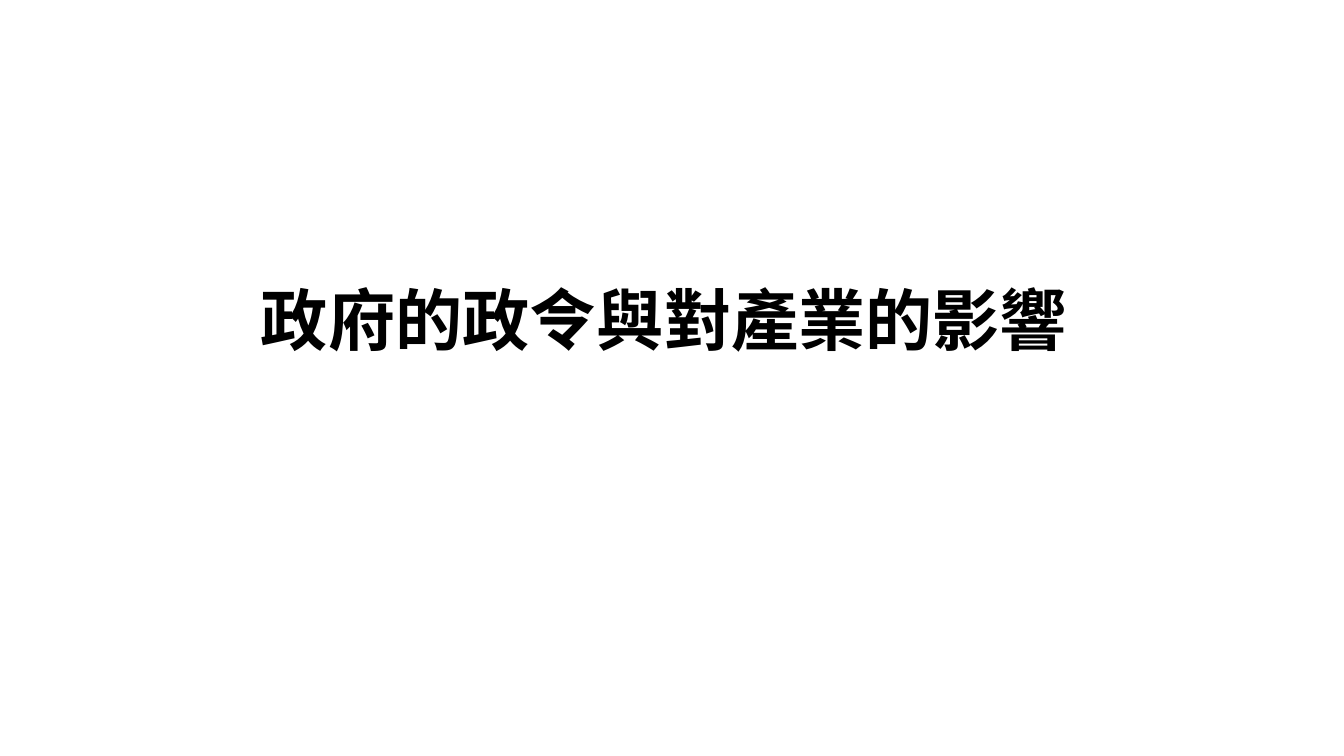
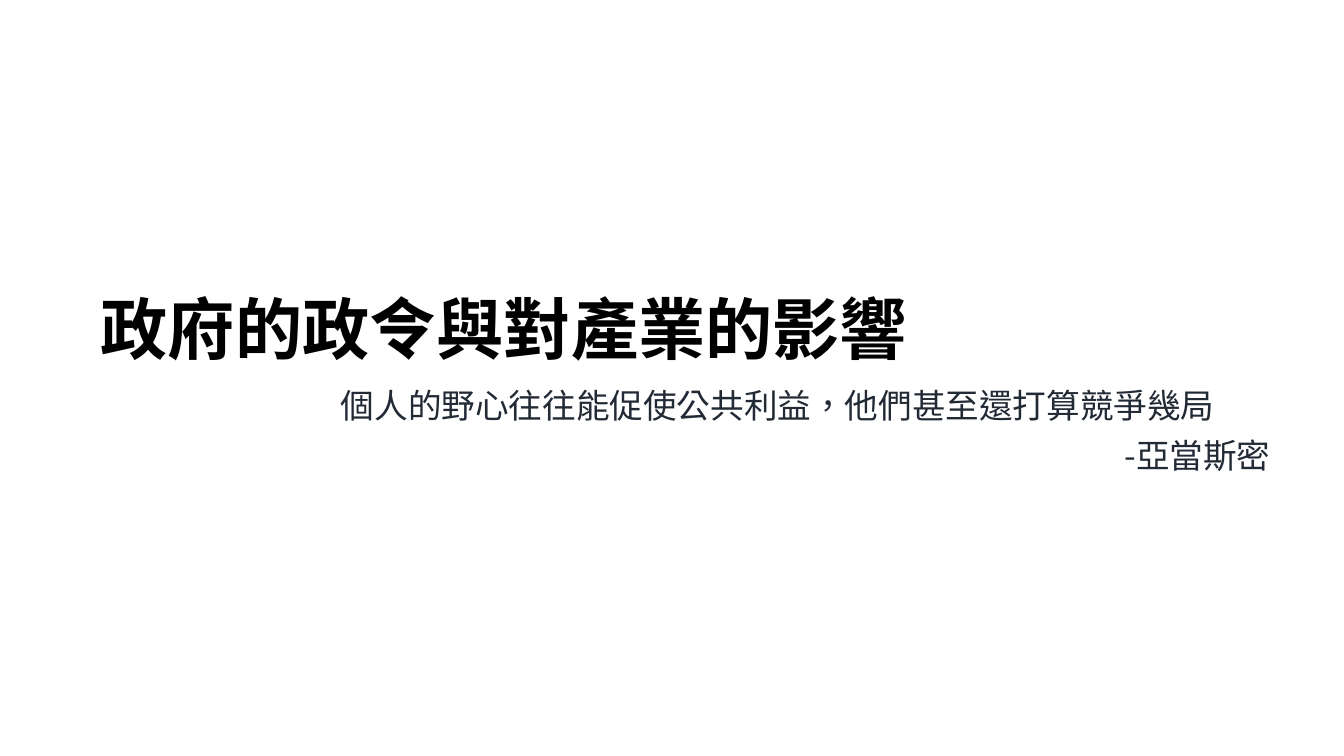
Before and after one commit to Jameswilson7788/school, a slide deck: slide 1 of 政府產業政策簡報.pptx. Drawn at 1344x756 pixels with LibreOffice and Linux fonts; fonts in the diff are those of the drawing. Boxes give left, top, right and bottom in pixels: in the first picture for what was removed or moved away, otherwise in the second. Text is boxed around its words. In the diff, an @@ line names an element or a change of style, - is before the commit and + after.

```diff
--- a/政府產業政策簡報.pptx
+++ b/政府產業政策簡報.pptx
@@ title "政府的政令與對產業的影響": place and size @@
-title "政府的政令與對產業的影響" at box(261, 287, 1067, 352)
+title "政府的政令與對產業的影響" at box(101, 296, 907, 361)
@@ subtitle added at box(341, 389, 1270, 471), 24 pt, text #222A35 @@
+個人的野心往往能促使公共利益，他們甚至還打算競爭幾局
+-亞當斯密
```
Also in this commit, not shown: 2 other slides changed, 1 slide removed.
